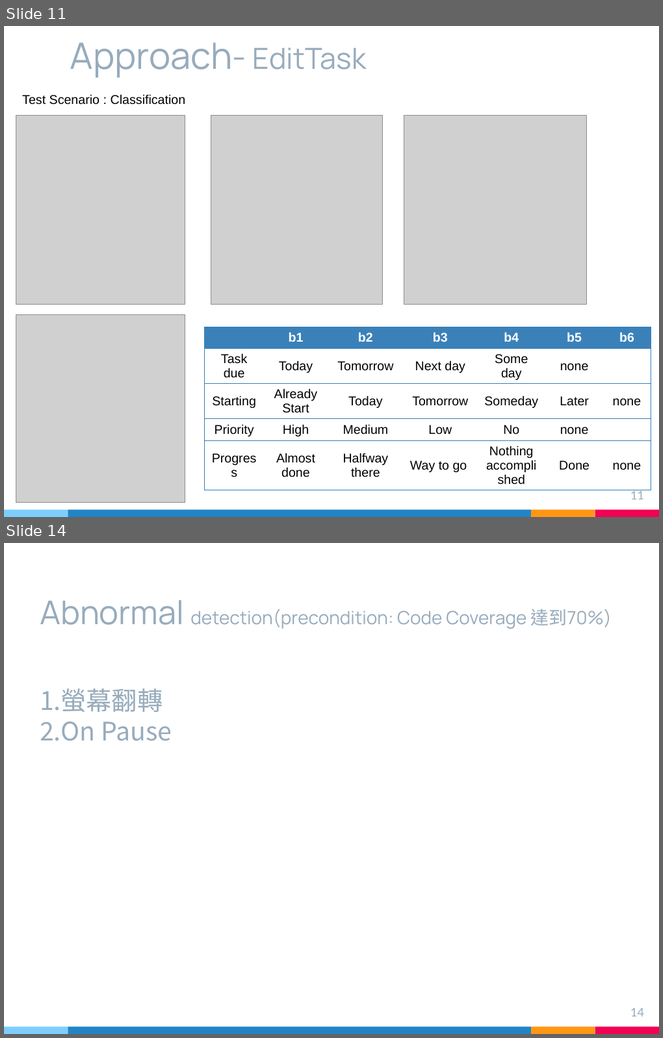
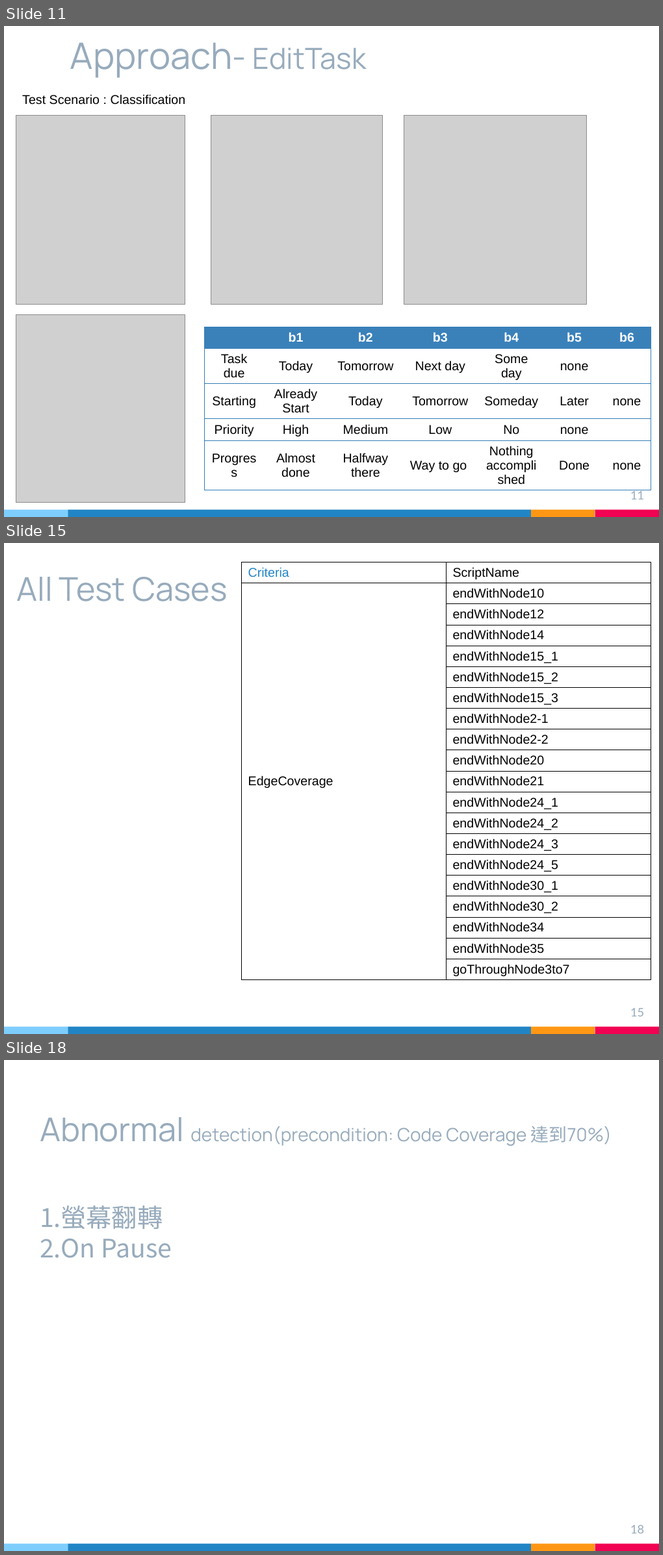
Before and after one commit to likesm0887/STV-Project, a slide deck: Document/軟體測試期末簡報.pptx. Shown one above the other, each under a label of ours: slides 11 and 14 before the commit, slides 11, 15 and 18 after it; the slides between them are not shown. The pictures are 663x1038 and 663x1555 pixels, drawn with LibreOffice and Linux fonts; fonts in the diff are those of the drawing; grey boxes stand for pictures. Boxes give left, top, right and bottom in pixels: in the first picture for what was removed or moved away, otherwise in the second. Text is boxed around its words. In the diff, an @@ line names an element or a change of style, - is before the commit and + after.

```diff
--- a/Document/軟體測試期末簡報.pptx
+++ b/Document/軟體測試期末簡報.pptx
@@ slide 15 added at [4, 543, 659, 1034], background #FFFFFF; not listed: 4 template elements that a slide beside it also shows @@
@@ table added at [242, 562, 651, 999], 20 rows, 2 columns @@
+Criteria | ScriptName
+EdgeCoverage | endWithNode10
+ | endWithNode12
+ | endWithNode14
+ | endWithNode15_1
+ | endWithNode15_2
+ | endWithNode15_3
+ | endWithNode2-1
+ | endWithNode2-2
+ | endWithNode20
+ | endWithNode21
+ | endWithNode24_1
+ | endWithNode24_2
+ | endWithNode24_3
+ | endWithNode24_5
+ | endWithNode30_1
+ | endWithNode30_2
+ | endWithNode34
+ | endWithNode35
+ | goThroughNode3to7
@@ title added at [16, 577, 227, 601], 36 pt, text #97ABBC @@
+All Test Cases
@@ page number added at [631, 1008, 644, 1017], 13 pt, text #97ABBC @@
+15
@@ what was slide 14 is now slide 18 @@
@@ page number at [631, 1525, 644, 1534]: text changed @@
-14
+18
```
Also in this commit, not shown: 3 slides changed, 3 other slides added, 2 other files.
